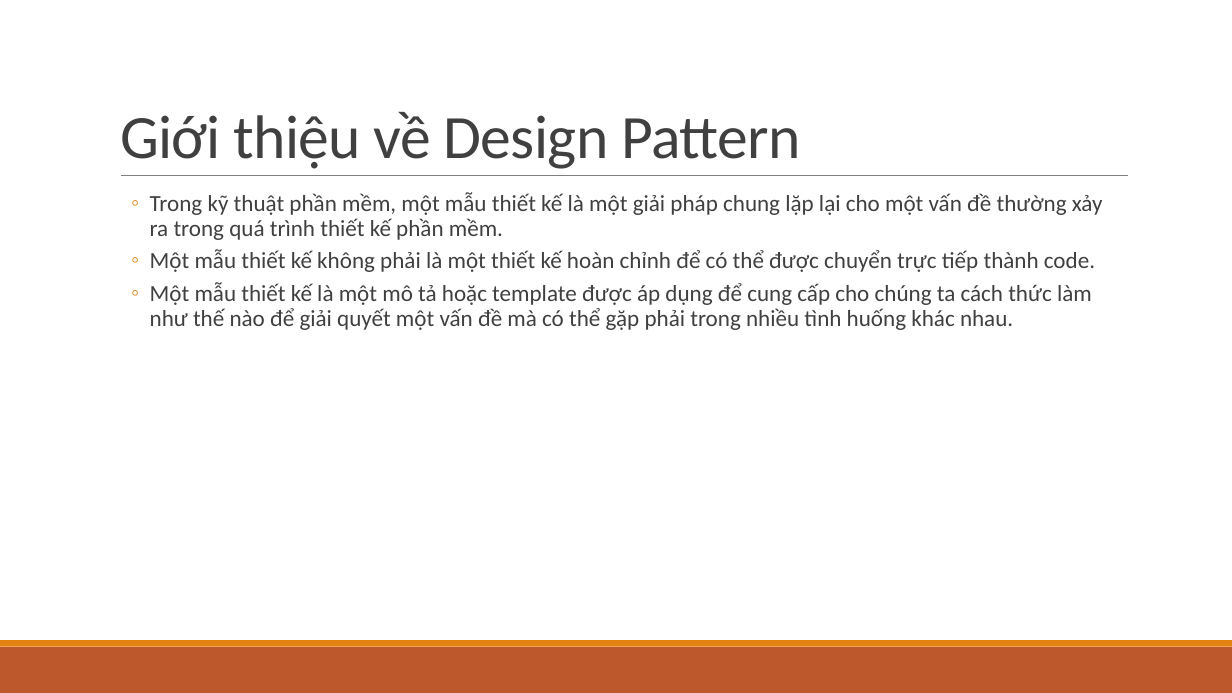
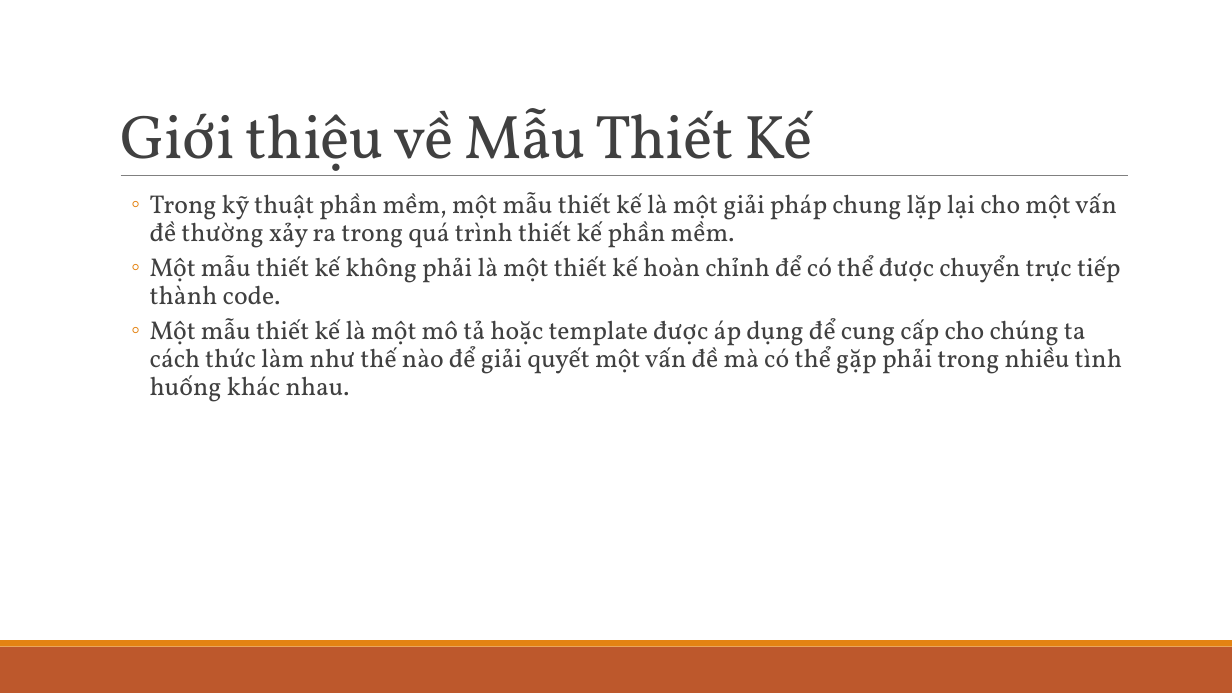
Before and after one commit to ChrisJamison/design_pattern, a slide deck: slide 3 of DP version 1.1.pptx. Drawn at 1232x693 pixels with LibreOffice and Linux fonts; fonts in the diff are those of the drawing. Boxes give left, top, right and bottom in pixels: in the first picture for what was removed or moved away, otherwise in the second. Text is boxed around its words. In the diff, an @@ line names an element or a change of style, - is before the commit and + after.

```diff
--- a/DP version 1.1.pptx
+++ b/DP version 1.1.pptx
@@ title at <box>120,108,813,176</box>: text changed; font Calibri to Vollkorn @@
-Giới thiệu về Design Pattern
+Giới thiệu về Mẫu Thiết Kế
@@ text "Trong kỹ thuật phần mềm, ..." at <box>150,192,1122,402</box>: size 18 to 20 pt, font Calibri to Vollkorn @@
```
Also in this commit, not shown: 24 other slides changed, 5 slides added, 1 slide removed.
